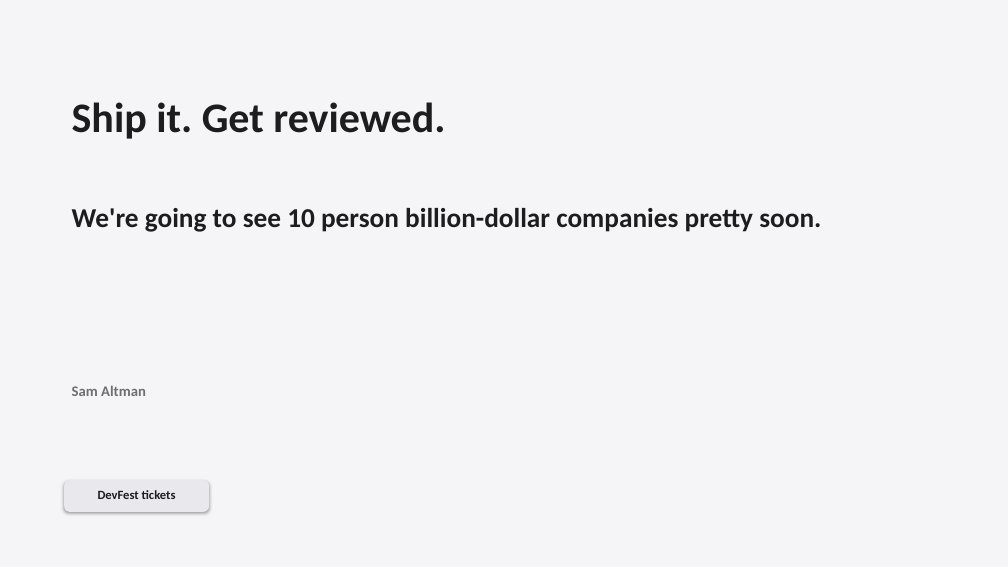
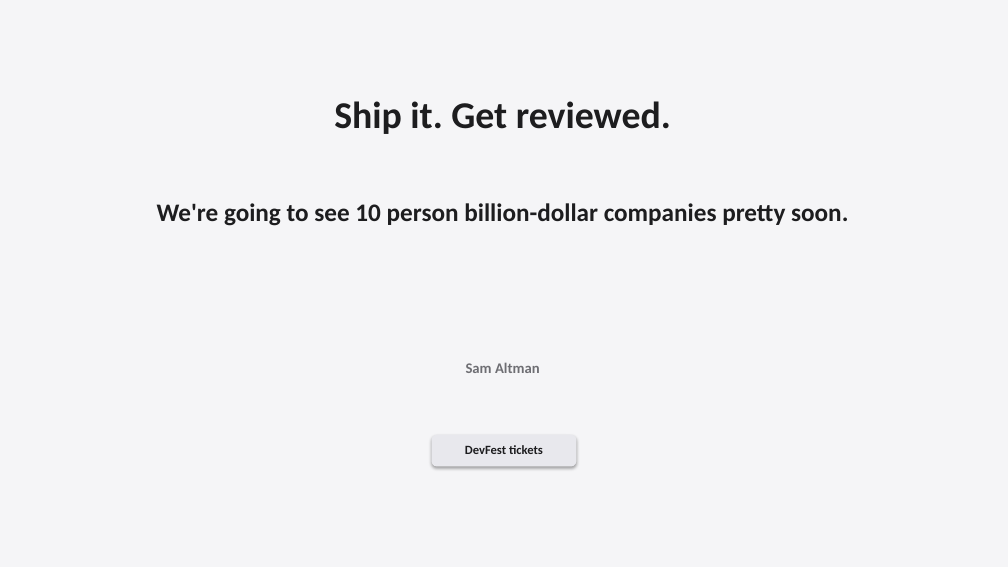
Before and after one commit to shangeethsivan/shangeethsivan.github.io, a slide deck: slide 16 of talks/shipaton-kug-chennai-2026/shipaton-kug-chennai-2026.pptx (slide 9 before the commit). Drawn at 1008x567 pixels with LibreOffice and Linux fonts; fonts in the diff are those of the drawing. Boxes give left, top, right and bottom in pixels: in the first picture for what was removed or moved away, otherwise in the second. Text is boxed around its words. In the diff, an @@ line names an element or a change of style, - is before the commit and + after.

Commit message:
Expand the Shipaton keynote to eighteen centered white slides.
Adds recipe graphics, product examples, and the KUG banner so the HTML, PPTX, and PDF match before review.

```diff
--- a/talks/shipaton-kug-chennai-2026/shipaton-kug-chennai-2026.pptx
+++ b/talks/shipaton-kug-chennai-2026/shipaton-kug-chennai-2026.pptx
@@ text "Ship it. Get reviewed.": place and size @@
-text "Ship it. Get reviewed." at (72,102,445,139)
+text "Ship it. Get reviewed." at (334,101,671,134)
@@ text "Ship it. Get reviewed." at (334,101,671,134): size 40 to 36 pt; alignment left to centre @@
@@ text "We're going to see 10 ..." at (157,203,848,226): size 26 to 24 pt; alignment left to centre @@
@@ text "Sam Altman": place and size @@
-text "Sam Altman" at (72,385,146,396)
+text "Sam Altman" at (466,362,540,373)
@@ text "Sam Altman" at (466,362,540,373): alignment left to centre @@
@@ text "DevFest tickets": place and size @@
-text "DevFest tickets" at (98,490,176,499)
+text "DevFest tickets" at (465,445,543,454)
@@ rounded rectangle: place and size @@
-rounded rectangle at (64,480,209,512)
+rounded rectangle at (432,435,577,467)
```
Also in this commit, not shown: 8 other slides changed, 8 slides added, 4 other files.
